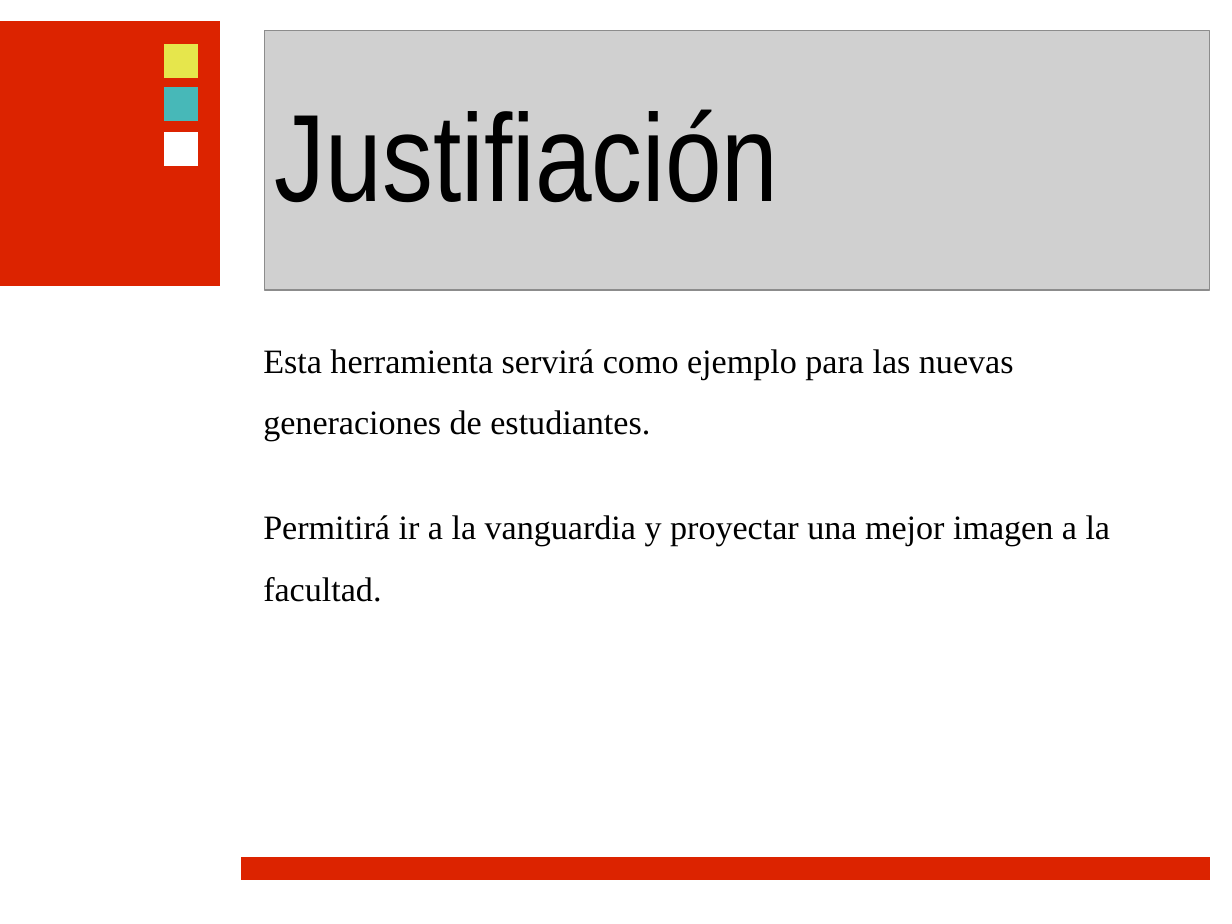
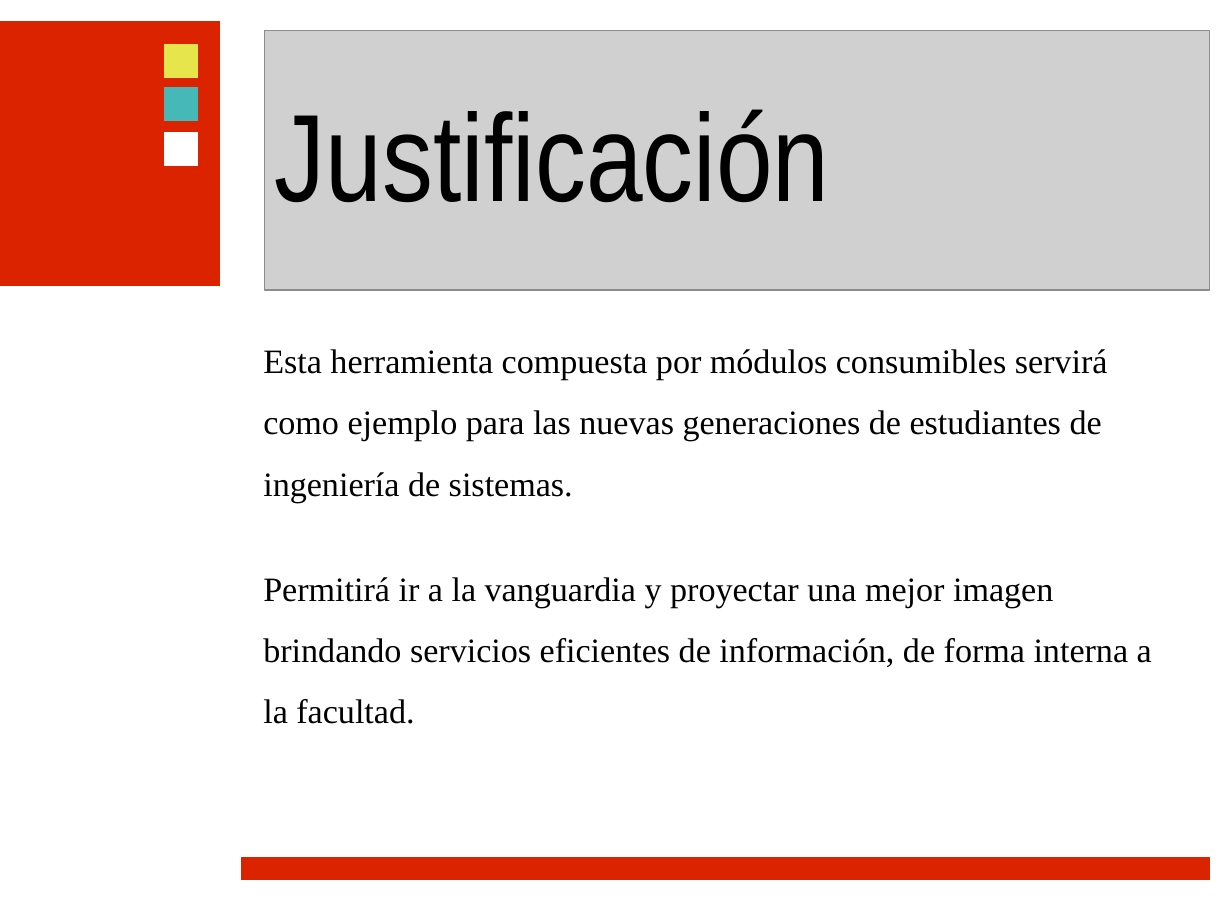
Before and after one commit to ramayac/jhard, a slide deck: slide 18 of presentaciones/primera defensa/jhard.odp. Drawn at 1232x924 pixels with LibreOffice and Linux fonts; fonts in the diff are those of the drawing; grey boxes stand for pictures; background and template pictures are left out. Boxes give left, top, right and bottom in pixels: in the first picture for what was removed or moved away, otherwise in the second. Text is boxed around its words. In the diff, an @@ line names an element or a change of style, - is before the commit and + after.

```diff
--- a/presentaciones/primera defensa/jhard.odp
+++ b/presentaciones/primera defensa/jhard.odp
@@ text at <box>275,109,829,203</box>: text changed @@
-Justifiación
+Justificación
@@ text at <box>263,349,1152,724</box>: text changed @@
-Esta herramienta servirá como ejemplo para las nuevas generaciones de estudiantes.
-Permitirá ir a la vanguardia y proyectar una mejor imagen a la facultad.
+Esta herramienta compuesta por módulos consumibles servirá como ejemplo para las nuevas generaciones de estudiantes de ingeniería de sistemas.
+Permitirá ir a la vanguardia y proyectar una mejor imagen brindando servicios eficientes de información, de forma interna a la facultad.
```
Also in this commit, not shown: 23 other slides changed.
